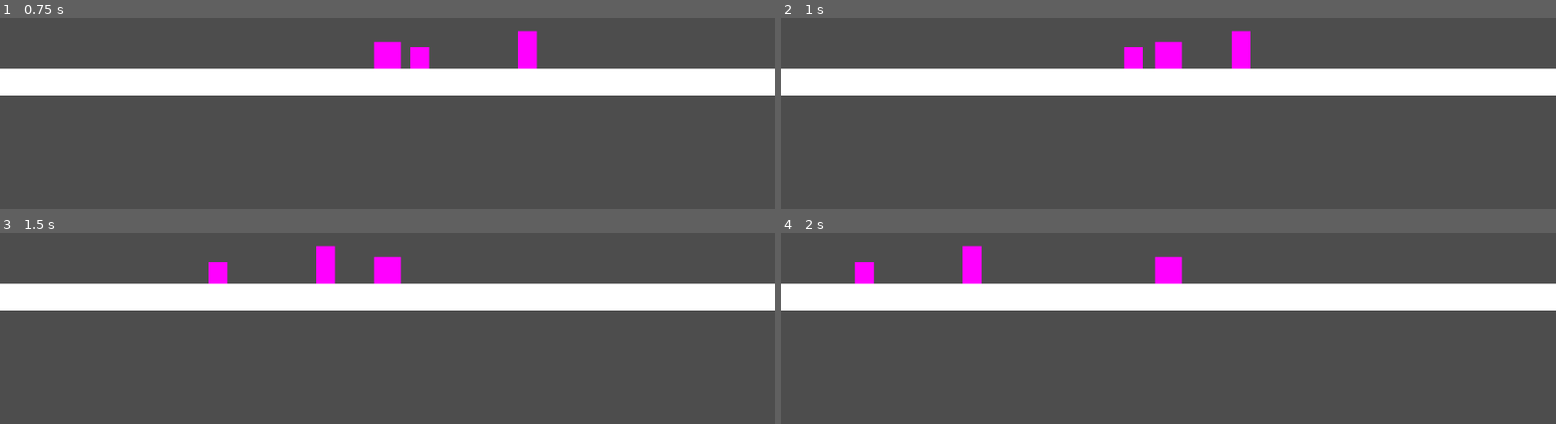
Above: before the commit, frames 1-4 (two rows, left to right).
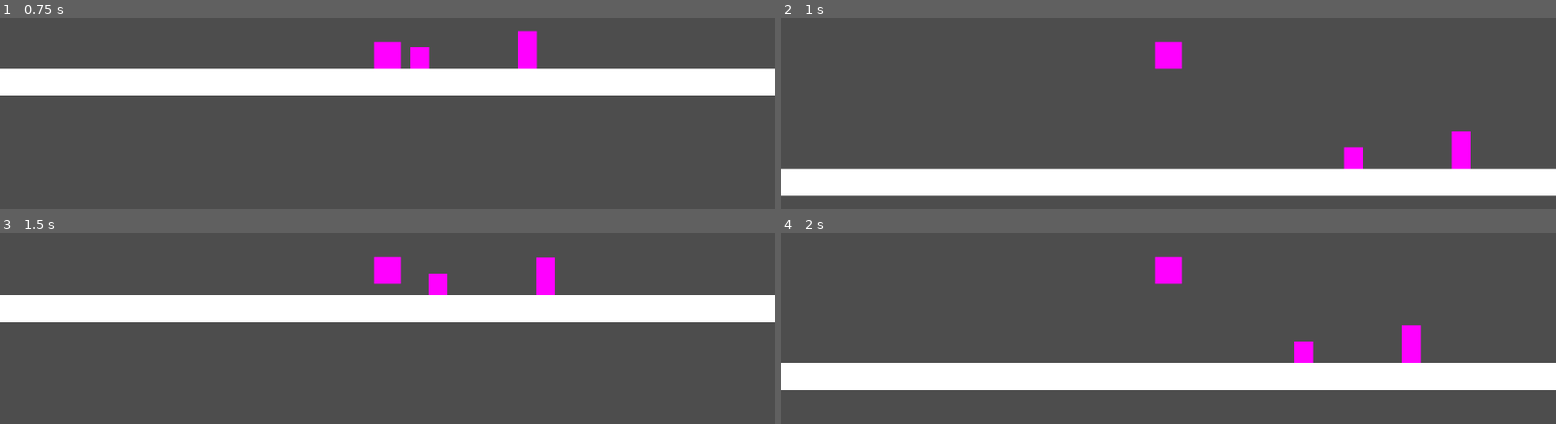
Above: after the commit, the same moments.

Repository: PlantvZombie/Dino
Game: Godot game, scene res://story_mode.tscn
Same seed, same stepped clock (60 frames per second), same inputs: the game is played once before the commit and once after it. The project has no main scene, so this scene is started directly.
Inputs:
- Up to frame 1 (0.75 s): hold W (up) from 0.53 s (still down)
- Up to frame 2 (1 s): keep holding W (up)
- Up to frame 3 (1.5 s): keep holding W (up)
- Up to frame 4 (2 s): keep holding W (up)

Frame 1 is identical in both runs. In frame 2, 30% of the frame differs, in the area x 0-100%, y 6-94%; in frame 3, 13%; in frame 4, 30%.

Commit message:
Added Death

Diff:
--- a/dino/dino_story_mode.gd
+++ b/dino/dino_story_mode.gd
@@ -17,3 +17,8 @@
 	if event.is_action_released("up"):
 		if velocity.y < 0:
 			velocity.y *= 0.3
+
+
+func _on_hitbox_detection_area_entered(area: Area2D) -> void:
+	if area.is_in_group("Obstacles"):
+		get_tree().reload_current_scene()
--- a/dino/project.godot
+++ b/dino/project.godot
@@ -13,6 +13,10 @@
 config/name="Dino"
 config/features=PackedStringArray("4.3", "Mobile")
 config/icon="res://icon.svg"
+
+[global_group]
+
+Obstacles="Dangerous Objects"
 
 [input]
 
--- a/dino/small_rock.tscn
+++ b/dino/small_rock.tscn
@@ -5,7 +5,7 @@
 [sub_resource type="RectangleShape2D" id="RectangleShape2D_c0k5a"]
 size = Vector2(14, 16)
 
-[node name="Small Rock" type="Area2D"]
+[node name="Small Rock" type="Area2D" groups=["Obstacles"]]
 
 [node name="Sprite2D" type="Sprite2D" parent="."]
 position = Vector2(-4.76837e-07, -4.76837e-07)
--- a/dino/story_mode.tscn
+++ b/dino/story_mode.tscn
@@ -7,6 +7,8 @@
 [sub_resource type="PlaceholderTexture2D" id="PlaceholderTexture2D_t7n80"]
 
 [sub_resource type="RectangleShape2D" id="RectangleShape2D_t57sy"]
+
+[sub_resource type="RectangleShape2D" id="RectangleShape2D_v08at"]
 
 [sub_resource type="RectangleShape2D" id="RectangleShape2D_rwhxs"]
 
@@ -23,11 +25,16 @@
 scale = Vector2(20, 20)
 texture = SubResource("PlaceholderTexture2D_t7n80")
 
-[node name="Hitbox" type="CollisionShape2D" parent="Dino"]
+[node name="CollisionBox" type="CollisionShape2D" parent="Dino"]
 shape = SubResource("RectangleShape2D_t57sy")
 
 [node name="Camera" type="Camera2D" parent="Dino"]
 zoom = Vector2(2, 2)
+
+[node name="Hitbox Detection" type="Area2D" parent="Dino"]
+
+[node name="HitBox" type="CollisionShape2D" parent="Dino/Hitbox Detection"]
+shape = SubResource("RectangleShape2D_v08at")
 
 [node name="Test Floor" type="StaticBody2D" parent="."]
 position = Vector2(100, 200)
@@ -46,3 +53,5 @@
 
 [node name="Tall Rock" parent="." instance=ExtResource("3_u58p8")]
 position = Vector2(354, 176)
+
+[connection signal="area_entered" from="Dino/Hitbox Detection" to="Dino" method="_on_hitbox_detection_area_entered"]
--- a/dino/tall_rock.tscn
+++ b/dino/tall_rock.tscn
@@ -5,7 +5,7 @@
 
 [sub_resource type="PlaceholderTexture2D" id="PlaceholderTexture2D_si4q6"]
 
-[node name="Tall Rock" type="Area2D"]
+[node name="Tall Rock" type="Area2D" groups=["Obstacles"]]
 
 [node name="CollisionShape2D" type="CollisionShape2D" parent="."]
 shape = SubResource("RectangleShape2D_ve3jd")
Not shown: 1 places in dino/story_mode.tscn that only renumber resources
